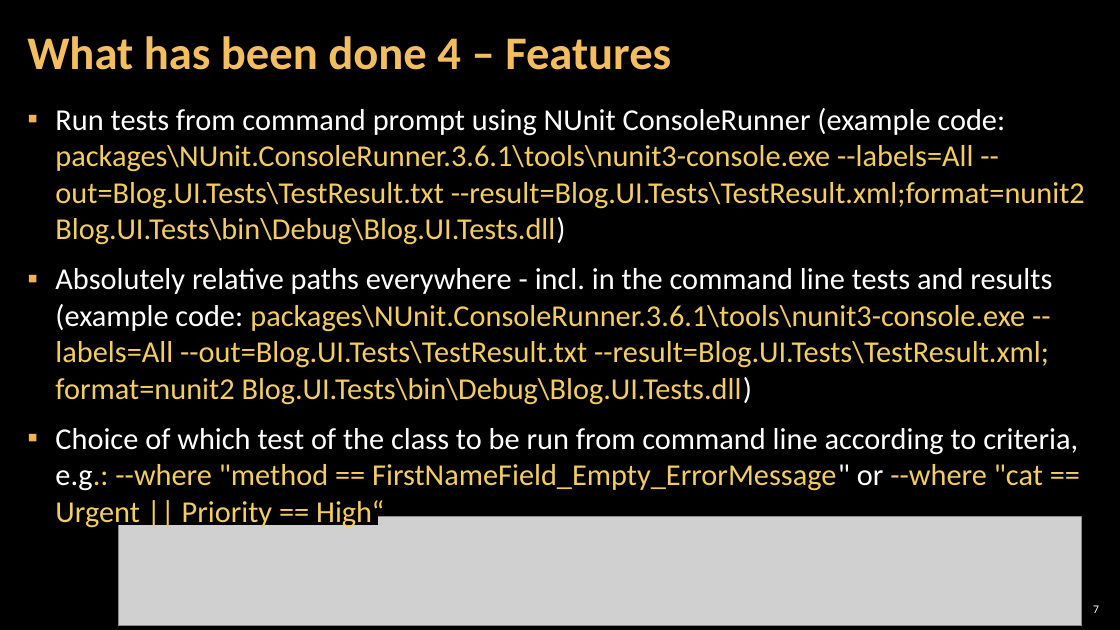
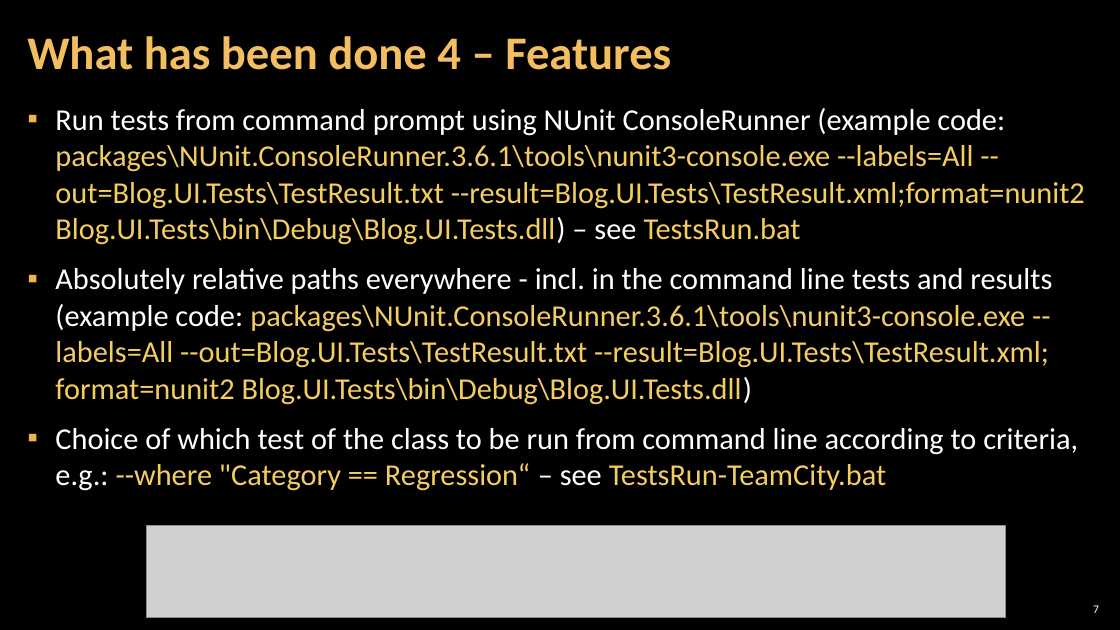
Before and after one commit to vankatabe/Feijoa, a slide deck: slide 7 of Documentation/SoftUni-QA_Automation-BlogProject-Feijoa-Features.pptx. Drawn at 1120x630 pixels with LibreOffice and Linux fonts; fonts in the diff are those of the drawing; grey boxes stand for pictures; background and template pictures are left out. Boxes give left, top, right and bottom in pixels: in the first picture for what was removed or moved away, otherwise in the second. Text is boxed around its words. In the diff, an @@ line names an element or a change of style, - is before the commit and + after.

```diff
--- a/Documentation/SoftUni-QA_Automation-BlogProject-Feijoa-Features.pptx
+++ b/Documentation/SoftUni-QA_Automation-BlogProject-Feijoa-Features.pptx
@@ text at (55, 108, 1085, 245): text changed @@
-▪ Run tests from command prompt using NUnit ConsoleRunner (example code: packages\NUnit.ConsoleRunner.3.6.1\tools\nunit3-console.exe --labels=All --out=Blog.UI.Tests\TestResult.txt --result=Blog.UI.Tests\TestResult.xml;format=nunit2 Blog.UI.Tests\bin\Debug\Blog.UI.Tests.dll)
+▪ Run tests from command prompt using NUnit ConsoleRunner (example code: packages\NUnit.ConsoleRunner.3.6.1\tools\nunit3-console.exe --labels=All --out=Blog.UI.Tests\TestResult.txt --result=Blog.UI.Tests\TestResult.xml;format=nunit2 Blog.UI.Tests\bin\Debug\Blog.UI.Tests.dll) – see TestsRun.bat
@@ text at (55, 428, 1078, 491): text changed; text colour #F3CD60 to #FFFFFF @@
-▪ Choice of which test of the class to be run from command line according to criteria, e.g.: --where "method == FirstNameField_Empty_ErrorMessage" or --where "cat == Urgent || Priority == High“
+▪ Choice of which test of the class to be run from command line according to criteria, e.g.: --where "Category == Regression“ – see TestsRun-TeamCity.bat
@@ rectangle removed at (112, 511, 378, 525) @@
@@ picture: place and size @@
-picture at (118, 517, 1081, 626)
+picture at (147, 525, 1006, 618)
```
Also in this commit, not shown: 1 other slide changed, 1 other file.
